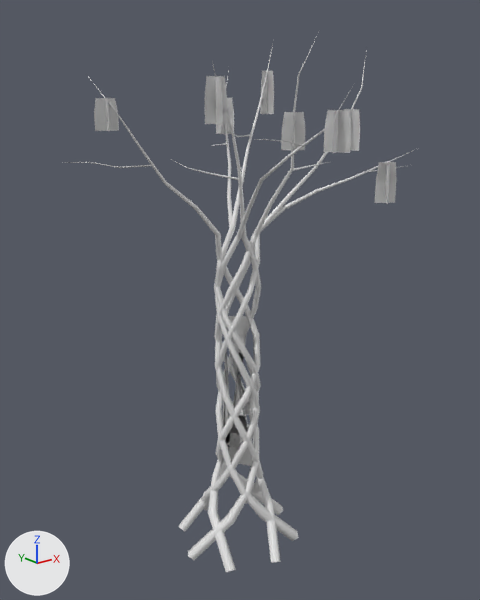
Renders of the glTF model content/art/models/props/ctree_lattice_2.glb from each side of a commit.
Both versions are drawn from a camera (50 mm lens) standing at (-7.94, -10.0, 9.17) and looking at (-0.35, -0.51, 5.37). Every picture has the same lights, and +X, +Y and +Z are marked at lower left. The first picture is the older version. Vertices at exactly the same position are counted once.

The first picture shows 'ctree_lattice_2'.
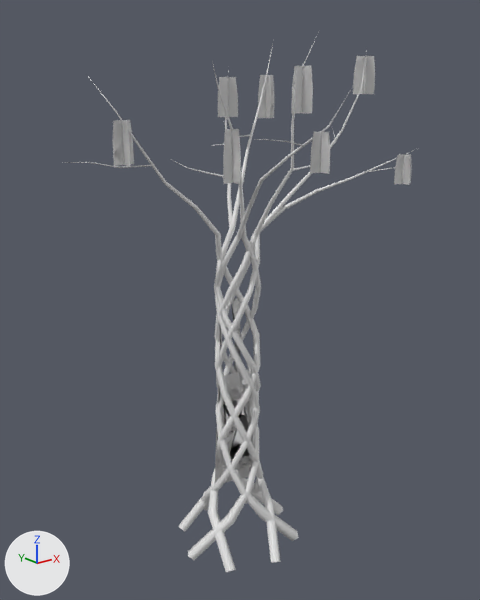
Where the change shows, as pixel boxes (x1, y1, x2, y2) in the pictures (480 x 600 px; the box of a moved part takes in the faces that stretch with it):
part 1 of me_ctree_lattice_2, moved or reshaped: before (105, 98, 110, 131); after (113, 120, 134, 166)
part 2 of me_ctree_lattice_2, moved or reshaped: before (94, 98, 119, 131); after (122, 120, 130, 166)
part 3 of me_ctree_lattice_2, moved or reshaped: before (344, 109, 360, 151); after (364, 56, 367, 94)
part 4 of me_ctree_lattice_2, moved or reshaped: before (347, 109, 351, 122); after (353, 56, 375, 94)
part 5 of me_ctree_lattice_2, moved or reshaped: before (324, 110, 351, 153); after (314, 131, 330, 174)
part 6 of me_ctree_lattice_2, moved or reshaped: before (333, 110, 338, 153); after (310, 132, 330, 174)
part 7 of me_ctree_lattice_2, moved or reshaped: before (216, 98, 234, 134); after (218, 77, 238, 117)
part 8 of me_ctree_lattice_2, moved or reshaped: before (221, 124, 225, 134); after (228, 77, 229, 116)
part 9 of me_ctree_lattice_2, moved or reshaped: before (281, 112, 305, 150); after (291, 66, 313, 113)
part 10 of me_ctree_lattice_2, moved or reshaped: before (205, 76, 227, 124); after (295, 65, 303, 114)
part 11 of me_ctree_lattice_2, moved or reshaped: before (375, 162, 396, 203); after (258, 75, 274, 118)
part 12 of me_ctree_lattice_2, moved or reshaped: before (385, 163, 390, 204); after (266, 75, 271, 118)
part 13 of me_ctree_lattice_2, moved or reshaped: before (293, 112, 295, 151); after (399, 154, 410, 185)
part 14 of me_ctree_lattice_2, moved or reshaped: before (260, 71, 274, 114); after (394, 154, 412, 184)
part 15 of me_ctree_lattice_2, moved or reshaped: before (216, 76, 223, 124); after (225, 129, 240, 184)
part 16 of me_ctree_lattice_2, moved or reshaped: before (261, 71, 267, 114); after (223, 129, 241, 184)
part 17 of me_ctree_lattice_2, built on: after (222, 303, 252, 483)

What changed in the scene script:
```text
Change me_ctree_lattice_2:
    remove me_ctree_lattice_2.from_pydata(...)  # 827 vertices, 1436 faces; spans x -2.96..2.92, y -3.53..1.64, z -0.39..10.31
    add me_ctree_lattice_2.from_pydata(...)  # 1108 vertices, 1896 faces; spans x -2.96..2.92, y -3.53..1.64, z -0.39..10.31
    me_ctree_lattice_2 part 1: the loose piece of 6 vertices spanning x -2.57..-2.45, y 0.15..0.53, z 8.55..9.07 is scaled about its middle by (3.48, 0.0425, 1.42), then moved by (0.25, -0.06, -0.47), in mat_leaf_card_4 (white #e7e7e7)
    me_ctree_lattice_2 part 2: the loose piece of 6 vertices spanning x -2.7..-2.32, y 0.28..0.39, z 8.55..9.07 is scaled about its middle by (0.0425, 3.48, 1.42), then moved by (0.25, -0.06, -0.47), in mat_leaf_card_4 (white #e7e7e7)
    me_ctree_lattice_2 part 3: the loose piece of 6 vertices spanning x 1.73..1.82, y -1.39..-1.0, z 8.11..8.86 is scaled about its middle by (-2.87, 0.79, 0.903), then moved by (0.34, 0.03, 0.98), in mat_leaf_card_4 (white #e7e7e7)
    me_ctree_lattice_2 part 4: the loose piece of 6 vertices spanning x 1.58..1.97, y -1.24..-1.15, z 8.11..8.86 is scaled about its middle by (0.79, -2.87, 0.903), then moved by (0.34, 0.03, 0.98), in mat_leaf_card_4 (white #e7e7e7)
    me_ctree_lattice_2 part 5: the loose piece of 6 vertices spanning x -0.76..-0.58, y -3.34..-2.98, z 8.33..8.92 is scaled about its middle by (-0.065, 1.12, 1.01), then moved by (0.02, 0.34, -0.32), in mat_leaf_card_4 (white #e7e7e7)
    me_ctree_lattice_2 part 6: the loose piece of 6 vertices spanning x -0.85..-0.49, y -3.25..-3.07, z 8.33..8.92 is scaled about its middle by (1.12, -0.065, 1.01), then moved by (0.02, 0.34, -0.32), in mat_leaf_card_4 (white #e7e7e7)
    me_ctree_lattice_2 part 7: the loose piece of 6 vertices spanning x 0.43..0.63, y 0.9..1.25, z 8.35..9.06 is scaled about its middle by (1.75, 0.594, 1.07), then moved by (-0.07, -0.19, 0.36), in mat_leaf_card_4 (white #e7e7e7)
    me_ctree_lattice_2 part 8: the loose piece of 6 vertices spanning x 0.36..0.71, y 0.98..1.17, z 8.35..9.06 is scaled about its middle by (0.594, 1.75, 1.07), then moved by (-0.07, -0.19, 0.36), in mat_leaf_card_4 (white #e7e7e7)
    me_ctree_lattice_2 part 9: the loose piece of 6 vertices spanning x -0.21..0.11, y -1.69..-1.45, z 8.22..8.84 is scaled about its middle by (0.263, 1.63, 1.16), then moved by (-0.16, -0.35, 0.66), in mat_leaf_card_4 (white #e7e7e7)
    me_ctree_lattice_2 part 10: the loose piece of 6 vertices spanning x -1.79..-1.39, y -1.49..-1.45, z 8.7..9.39 is scaled about its middle by (0.983, -2.03, 1.04), then moved by (1.38, -0.45, 0.15), in mat_leaf_card_4 (white #e7e7e7)
    me_ctree_lattice_2 part 11: the loose piece of 6 vertices spanning x 2.04..2.37, y -1.88..-1.65, z 7.13..7.9 is scaled about its middle by (1.18, 0.366, 1.15), then moved by (-0.34, 3.12, 1.55), in mat_leaf_card_4 (white #e7e7e7)
    me_ctree_lattice_2 part 12: the loose piece of 6 vertices spanning x 2.09..2.32, y -1.93..-1.6, z 7.13..7.9 is scaled about its middle by (0.366, 1.18, 1.15), then moved by (-0.34, 3.12, 1.55), in mat_leaf_card_4 (white #e7e7e7)
    me_ctree_lattice_2 part 13: the loose piece of 6 vertices spanning x -0.17..0.07, y -1.73..-1.41, z 8.22..8.84 is scaled about its middle by (0.355, 1.22, 0.881), then moved by (2.55, -0.35, -0.77), in mat_leaf_card_4 (white #e7e7e7)
    me_ctree_lattice_2 part 14: the loose piece of 6 vertices spanning x 1.9..1.94, y 1.19..1.59, z 8.71..9.6 is scaled about its middle by (10.2, 0.214, 0.614), then moved by (0.58, -3.31, -1.39), in mat_leaf_card_4 (white #e7e7e7)
    me_ctree_lattice_2 part 15: the loose piece of 6 vertices spanning x -1.61..-1.57, y -1.67..-1.27, z 8.7..9.39 is scaled about its middle by (0.958, -1, 1.26), then moved by (0.62, 0.4, -0.91), in mat_leaf_card_4 (white #e7e7e7)
    me_ctree_lattice_2 part 16: the loose piece of 6 vertices spanning x 1.72..2.12, y 1.37..1.41, z 8.71..9.6 is scaled about its middle by (-1, -1.04, 0.986), then moved by (-2.89, -2.46, -1.01), in mat_leaf_card_4 (white #e7e7e7)
    me_ctree_lattice_2 part 17: 25 vertices moved from x -0.48..0.38, y -0.31..0.42, z 1.14..4.74 to x -0.49..0.39, y -0.25..0.52, z 0.93..5.09; 281 vertices added at x -0.48..0.43, y -0.41..0.43, z 1.12..5.01
    add me_ctree_lattice_2.materials.append(mat_sac_3)  # white #e7e7e7
    add me_ctree_lattice_2.materials.append(mat_leaf_card_4)  # white #e7e7e7
```
